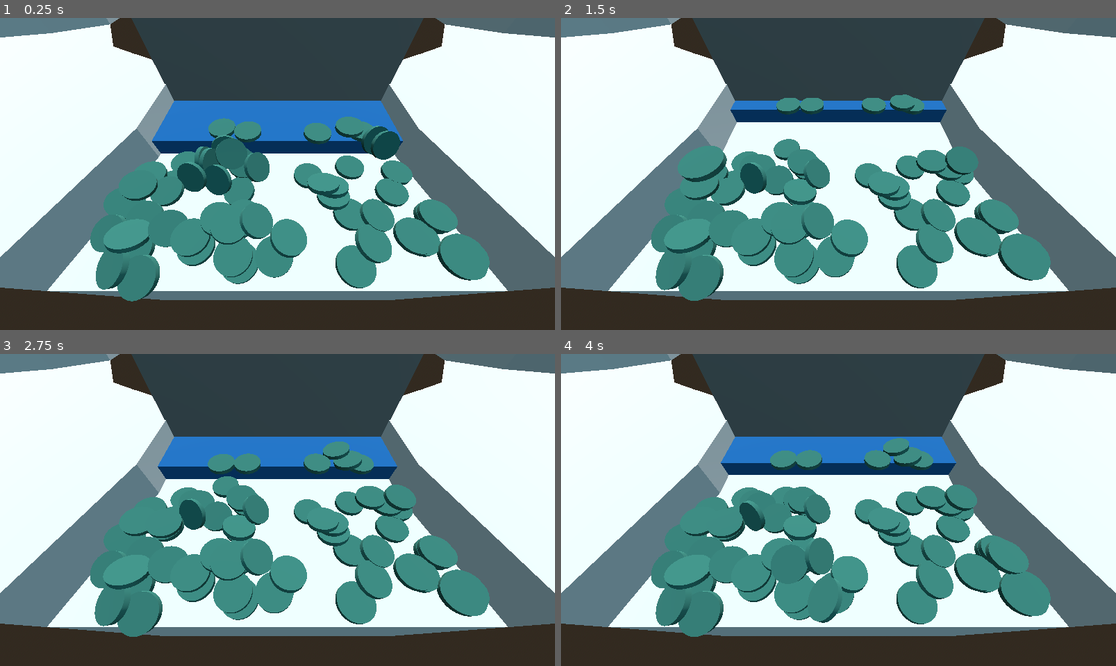
Above: before the commit, frames 1-4 (two rows, left to right).
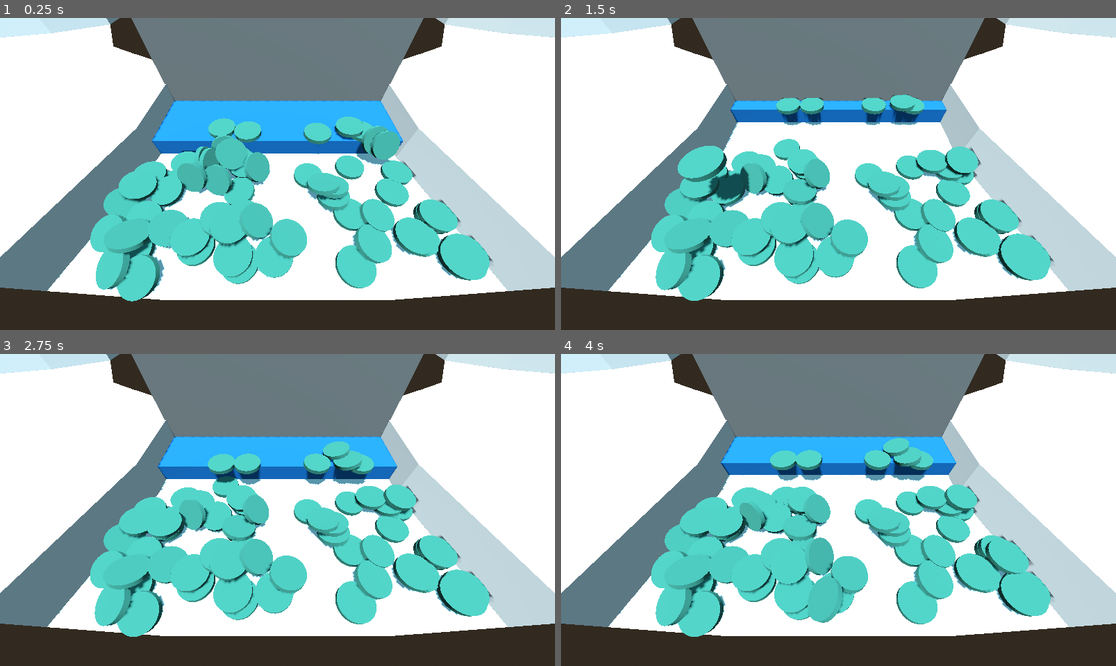
Above: after the commit, the same moments.

Repository: kennethbchen/Coin-Pusher-Game
Game: Godot game, scene res://Game.tscn
Two runs of this game, one before a commit and one after it. Both use one fixed random seed, a clock stepped at 60 frames per second and the inputs below.
Inputs (mouse positions are in pixels of both pictures, inside the frame that each line leads up to):
- Up to frame 1 (0.25 s): no input
- Up to frame 2 (1.5 s): move the mouse to (960, 158) at 0.52 s; press the mouse at (960, 158) at 0.53 s; move the mouse to (727, 189) at 1.27 s; release the mouse at (727, 189) at 1.28 s; click (727, 189) at 1.35 s
- Up to frame 3 (2.75 s): move the mouse to (333, 441) at 2.02 s; press the mouse at (333, 441) at 2.03 s
- Up to frame 4 (4 s): move the mouse to (810, 572) at 2.77 s; release the mouse at (810, 572) at 2.78 s; click (810, 572) at 2.85 s; move the mouse to (1005, 556) at 3.52 s; press the mouse at (1005, 556) at 3.53 s

The runs differ from the first frame. In frame 1, 46% of the frame differs, in the area x 0-100%, y 0-91%; in frame 2, 43%; in frame 3, 45%; in frame 4, 45%.

Commit message:
Enabled shadows

Diff:
--- a/Game.tscn
+++ b/Game.tscn
@@ -66,7 +66,8 @@
 fov = 80.0
 
 [node name="DirectionalLight3D" type="DirectionalLight3D" parent="Env"]
-transform = Transform3D(0.599191, 0.796663, -0.079363, -0.481973, 0.438096, 0.758798, 0.639274, -0.416415, 0.646473, -0.00509369, 8.25412, 0.0035336)
+transform = Transform3D(0.616086, 0.785814, 0.0541755, 0.0837063, -0.133705, 0.98748, 0.783218, -0.603838, -0.148152, -0.00509369, 8.25412, 0.0035336)
+shadow_enabled = true
 
 [node name="Table" type="Node3D" parent="."]
 
